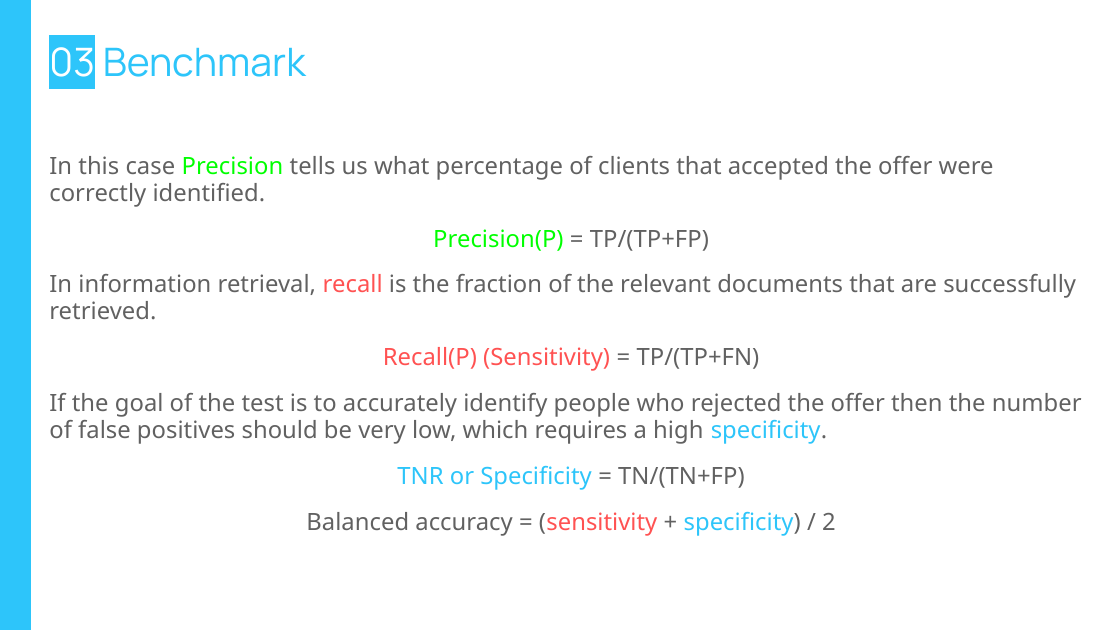
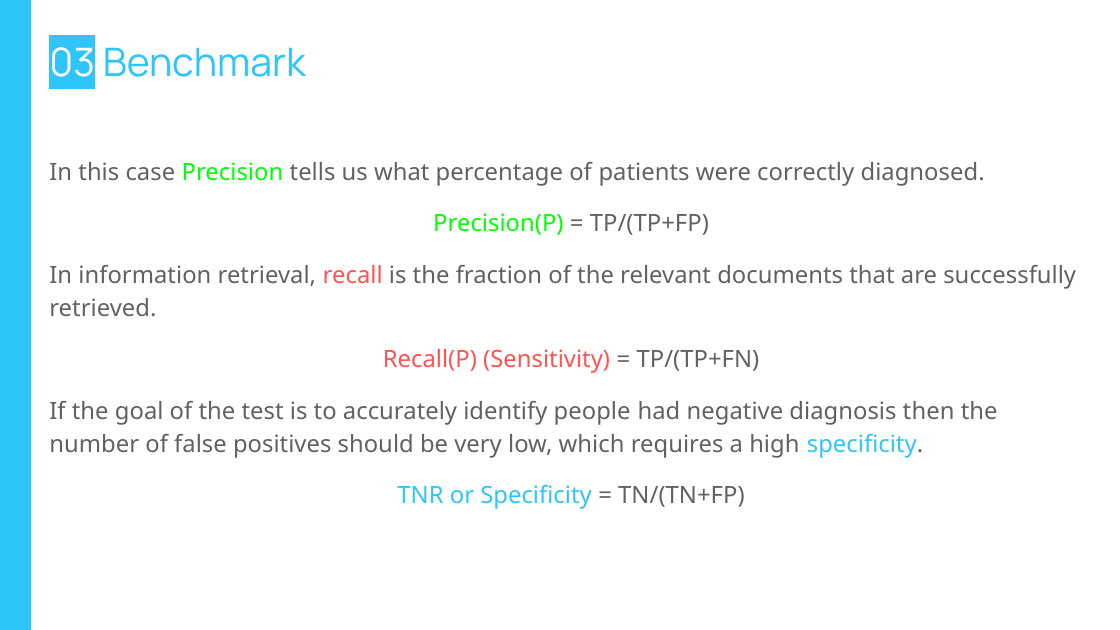
Before and after one commit to dplazau/ironhack-bootcamp, a slide deck: slide 13 of projects/ironhack-final-project/src/presentation/final-project-slides.pptx (slide 14 before the commit). Drawn at 1120x630 pixels with LibreOffice and Linux fonts; fonts in the diff are those of the drawing; background and template pictures are left out. Boxes give left, top, right and bottom in pixels: in the first picture for what was removed or moved away, otherwise in the second. Text is boxed around its words. In the diff, an @@ line names an element or a change of style, - is before the commit and + after.

```diff
--- a/projects/ironhack-final-project/src/presentation/final-project-slides.pptx
+++ b/projects/ironhack-final-project/src/presentation/final-project-slides.pptx
@@ text at <box>49,162,985,186</box>: text changed @@
-In this case Precision tells us what percentage of clients that accepted the offer were correctly identified.
+In this case Precision tells us what percentage of patients were correctly diagnosed.
@@ text at <box>49,213,1076,509</box>: line spacing 0.95 to 1.15 @@
@@ text at <box>49,401,998,458</box>: text changed @@
-If the goal of the test is to accurately identify people who rejected the offer then the number of false positives should be very low, which requires a high specificity.
+If the goal of the test is to accurately identify people had negative diagnosis then the number of false positives should be very low, which requires a high specificity.
@@ text at <box>306,511,836,536</box>: paragraph removed @@
-Balanced accuracy = (sensitivity + specificity) / 2
```
Also in this commit, not shown: 12 other slides changed, 3 slides added, 6 slides removed, 3 other files.
